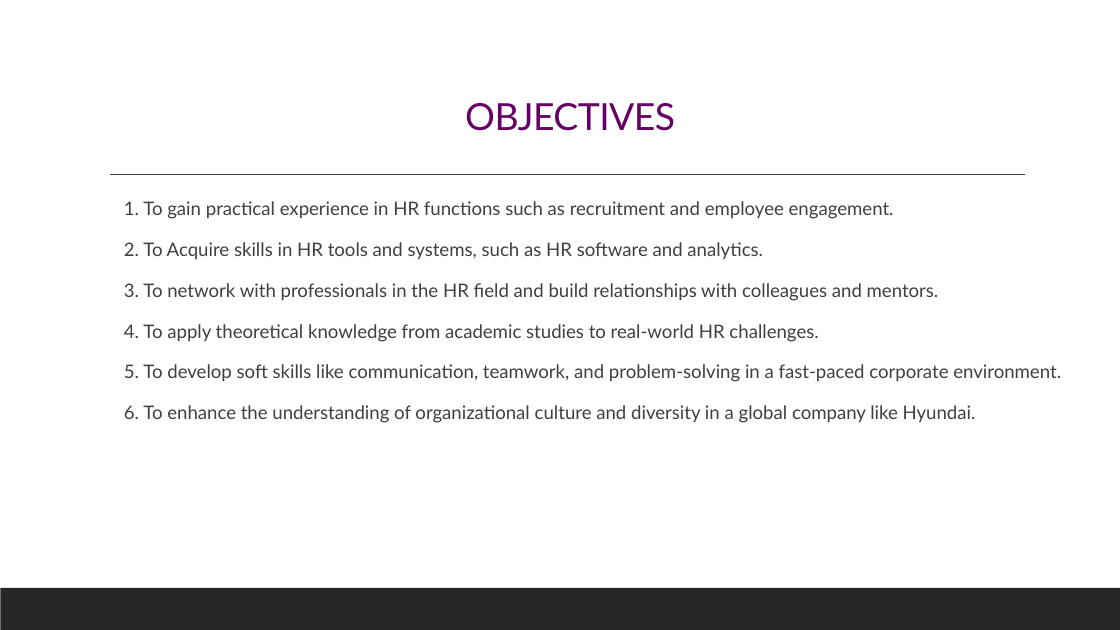
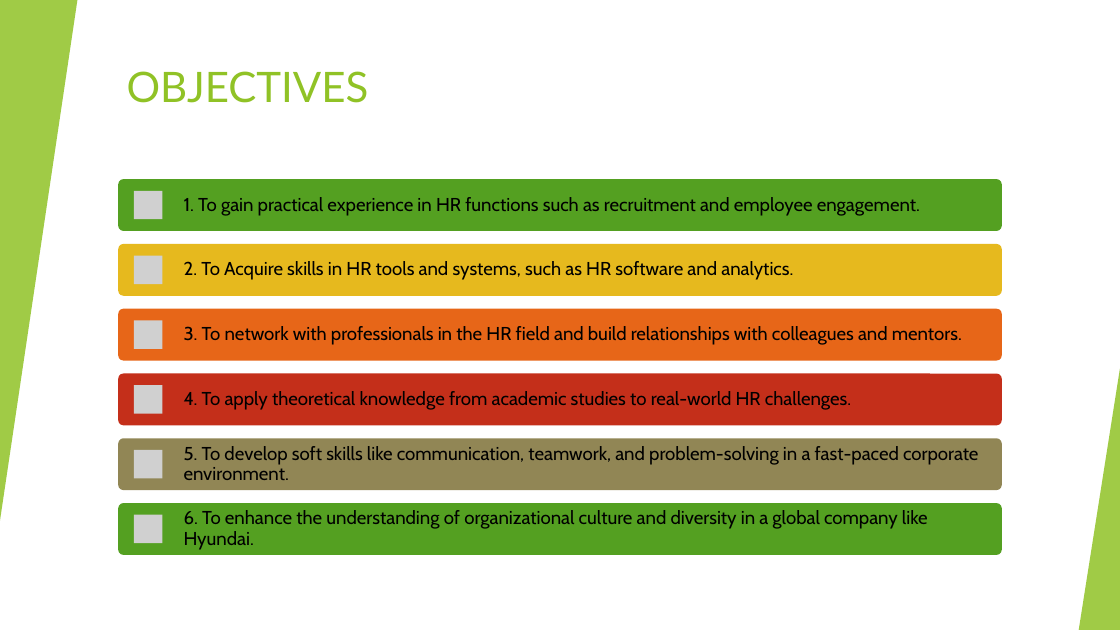
Before and after one commit to arjunrajput4638/ASHU, a slide deck: slide 5 of MB050_SAKSHI.pptx. Drawn at 1120x630 pixels with LibreOffice and Linux fonts; fonts in the diff are those of the drawing; grey boxes stand for pictures. Boxes give left, top, right and bottom in pixels: in the first picture for what was removed or moved away, otherwise in the second. Text is boxed around its words. In the diff, an @@ line names an element or a change of style, - is before the commit and + after.

```diff
--- a/MB050_SAKSHI.pptx
+++ b/MB050_SAKSHI.pptx
@@ rectangle added at <box>0,0,1120,630</box>, fill #FFFFFF @@
@@ triangle added at <box>0,0,77,521</box>, fill #90C226 at 85% opacity @@
@@ title "OBJECTIVES" at <box>127,71,369,103</box>: size 32 to 36 pt, text colour #660066 to #90C226, letter spacing -0.5 to 0 pt; alignment centre to left; line spacing 0.9 to 1; vertical alignment bottom to top @@
@@ line removed from (110, 175) to (1026, 175) @@
@@ text removed at <box>124,201,1061,423</box> @@
-  1. To gain practical experience in HR functions such as recruitment and employee engagement.
-  2. To Acquire skills in HR tools and systems, such as HR software and analytics.
-  3. To network with professionals in the HR field and build relationships with colleagues and mentors.
-  4. To apply theoretical knowledge from academic studies to real-world HR challenges.
-  5. To develop soft skills like communication, teamwork, and problem-solving in a fast-paced corporate environment.
-  6. To enhance the understanding of organizational culture and diversity in a global company like Hyundai.
@@ group added at <box>0,0,1120,630</box>: 5 freeform shapes, 3 triangles, 2 lines @@
@@ triangle added at <box>1079,369,1120,630</box>, fill #90C226 at 85% opacity @@
@@ group added at <box>118,179,1002,555</box>: 6 rounded rectangles, 6 pictures, 6 texts @@
+1. To gain practical experience in HR functions such as recruitment and employee engagement.
+2. To Acquire skills in HR tools and systems, such as HR software and analytics.
+3. To network with professionals in the HR field and build relationships with colleagues and mentors.
+4. To apply theoretical knowledge from academic studies to real-world HR challenges.
+5. To develop soft skills like communication, teamwork, and problem-solving in a fast-paced corporate environment.
+6. To enhance the understanding of organizational culture and diversity in a global company like Hyundai.
@@ rectangle removed at <box>0,588,1120,630</box> @@
```
Also in this commit, not shown: 12 other slides changed, 1 slide added, 1 slide removed.
